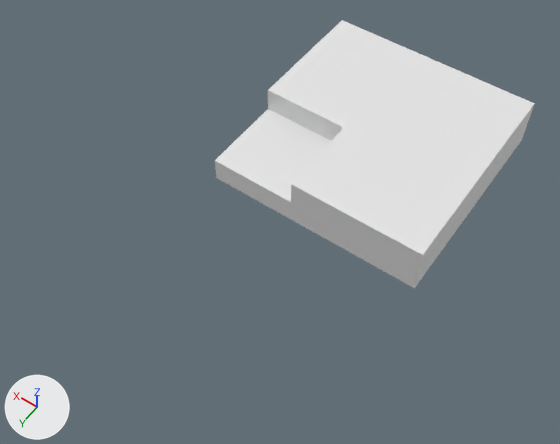
Two versions of the Blender file blender_files/untitled.blend, one commit apart.
The view is the same before and after, from a 50 mm lens placed at (-83.4, 125.9, 187.7), pointed at (8.4, -2.7, -14.4). Every picture has the same lights, and +X, +Y and +Z are marked at lower left.

Names of what the first picture shows: 'SOC_Plane.body'.
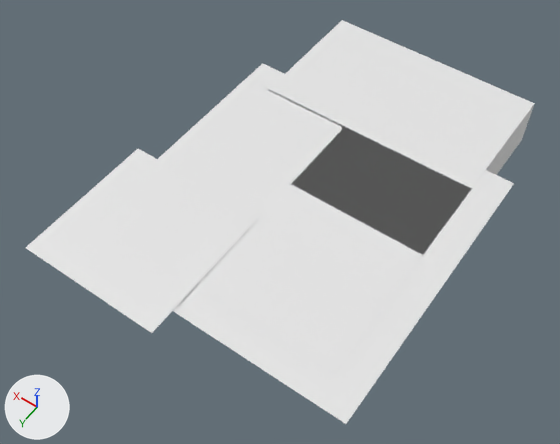
Commit message: reset bounding problem

Edits to the bpy script that builds the scene:
```text
Add me_mesh_007:
    me_mesh_007.from_pydata([(25.0, -25.0, 0.0), (25.0, 25.0, 0.0), (-25.0, 25.0, 0.0), (-25.0, -25.0, 0.0)], [], [(0, 1, 2, 3)])
Add me_mesh_006:
    me_mesh_006.from_pydata([(49.8, -49.8, -0.1), (49.8, 49.8, -0.1), (-49.8, 49.8, -0.1), (-49.8, -49.8, -0.1)], [], [(0, 1, 2, 3)])
Add ob_soc_plane_001_preview:
    ob_soc_plane_001_preview = bpy.data.objects.new('SOC_Plane.001.preview', me_mesh_007)
    ob_soc_plane_001_preview.location = (32.9, 33.7, 0.3)
Add ob_soc_plane_preview:
    ob_soc_plane_preview = bpy.data.objects.new('SOC_Plane.preview', me_mesh_001.copy())  # the mesh of ob_soc_plane_body
    ob_soc_plane_preview.location = (0.0, 0.0, 0.0)
Add ob_soc_bounding_frame:
    ob_soc_bounding_frame = bpy.data.objects.new('SOC_Bounding Frame', me_mesh_006)
    ob_soc_bounding_frame.location = (0.0, 0.0, 0.0)
```

Boxes (x1, y1, x2, y2) around the edits, measured in the pictures (560 x 444 px):
'SOC_Plane.preview', added
    after: (181, 90, 471, 374)
'SOC_Plane.001.preview', added
    after: (26, 149, 260, 333)
'SOC_Bounding Frame', added
    after: (158, 64, 514, 424)
